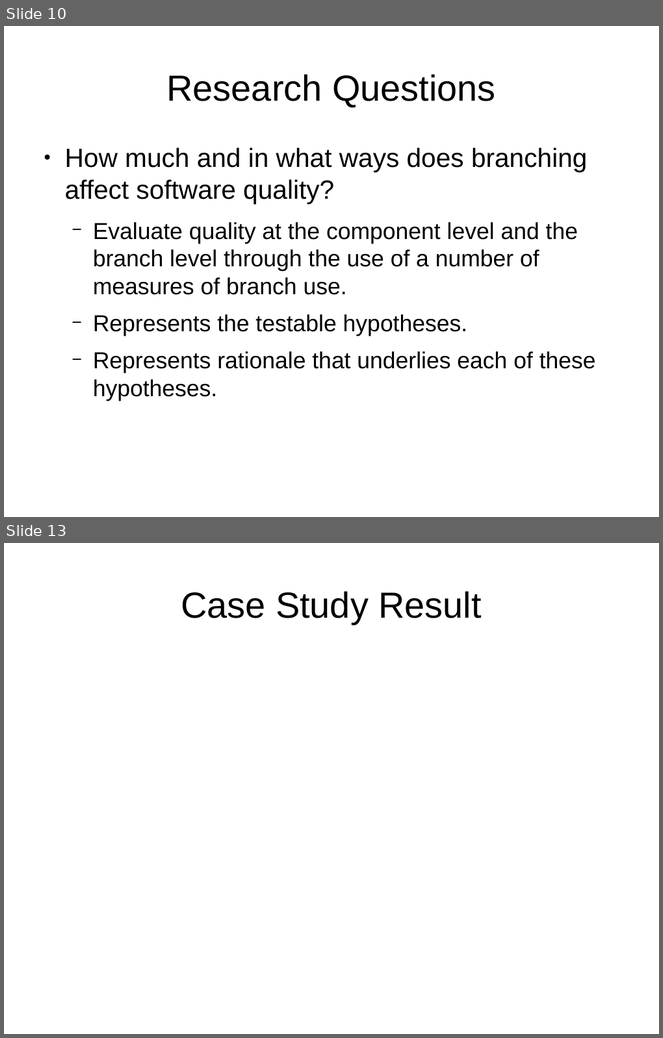
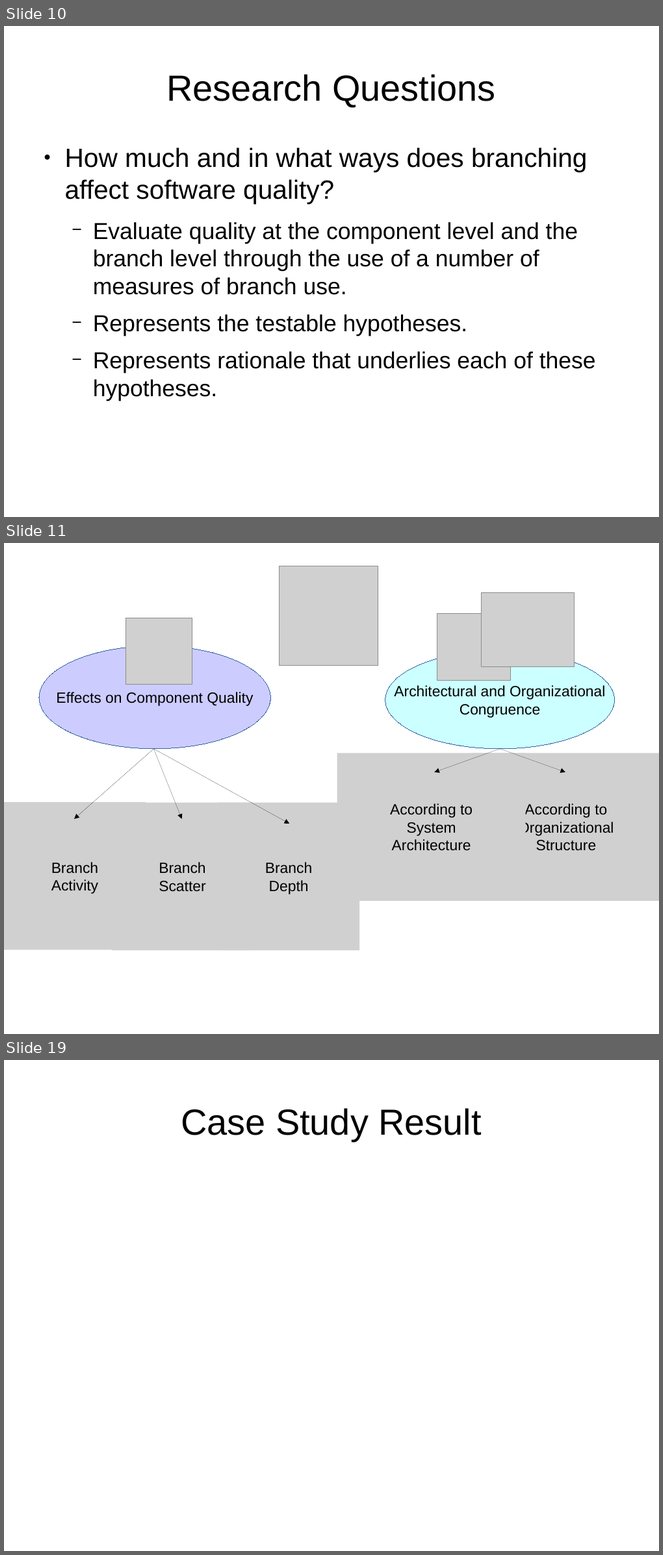
Before and after one commit to tajmilur-rahman/LOG6307, a slide deck: paper-presentation/slides.odp. Shown one above the other, each under a label of ours: slides 10 and 13 before the commit, slides 10, 11 and 19 after it; the slides between them are not shown. The pictures are 663x1038 and 663x1555 pixels, drawn with LibreOffice and Linux fonts; fonts in the diff are those of the drawing; grey boxes stand for pictures. Boxes give left, top, right and bottom in pixels: in the first picture for what was removed or moved away, otherwise in the second. Text is boxed around its words. In the diff, an @@ line names an element or a change of style, - is before the commit and + after.

```diff
--- a/paper-presentation/slides.odp
+++ b/paper-presentation/slides.odp
@@ slide 11 added at (4,543,659,1034), background #FFFFFF @@
@@ picture added at (280,566,378,665) @@
@@ picture added at (482,592,575,667) @@
@@ picture added at (126,618,192,685) @@
@@ picture added at (438,614,510,680) @@
@@ ellipse added at (39,646,271,748), fill #CCCCFF, outline #3465A4 0 pt, 18 pt, text #000000 @@
+Effects on Component Quality
@@ ellipse added at (386,651,615,748), fill #CCFFFF, outline #3465A4 0 pt, 18 pt, text #000000 @@
+Architectural and Organizational
+Congruence
@@ arrow added from (154, 748) to (74, 819), #000000 0 pt @@
@@ arrow added from (154, 748) to (181, 819), #000000 0 pt @@
@@ arrow added from (154, 748) to (289, 824), #000000 0 pt @@
@@ picture added at (337,754,526,902), 18 pt, text #000000 @@
+According to
+System
+Architecture
@@ arrow added from (501, 748) to (434, 772), #000000 0 pt @@
@@ picture added at (472,754,659,902), 18 pt, text #000000 @@
+According to
+Organizational
+Structure
@@ arrow added from (501, 748) to (566, 772), #000000 0 pt @@
@@ picture added at (4,802,146,951), 18 pt, text #000000 @@
+Branch
+Activity
@@ picture added at (112,803,253,951), 18 pt, text #000000 @@
+Branch
+Scatter
@@ picture added at (218,803,360,951), 18 pt, text #000000 @@
+Branch
+Depth
@@ what was slide 13 is now slide 19 @@
```
Also in this commit, not shown: 3 slides changed, 7 other slides added, 2 slides removed, 3 other files.
